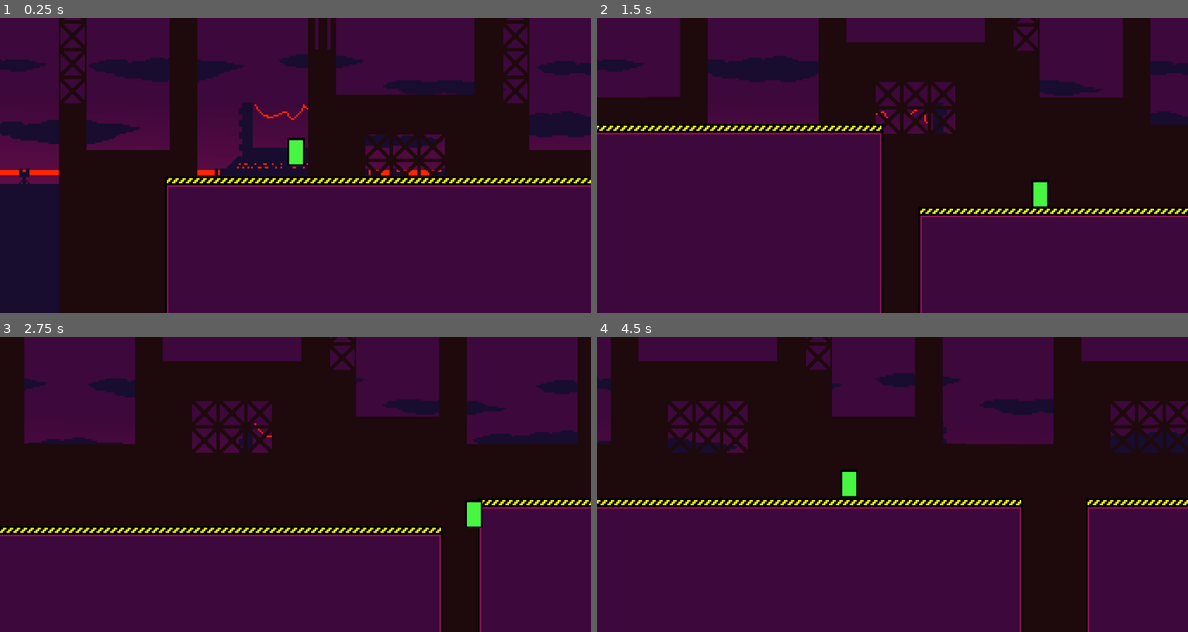
Above: before the commit, frames 1-4 (two rows, left to right).
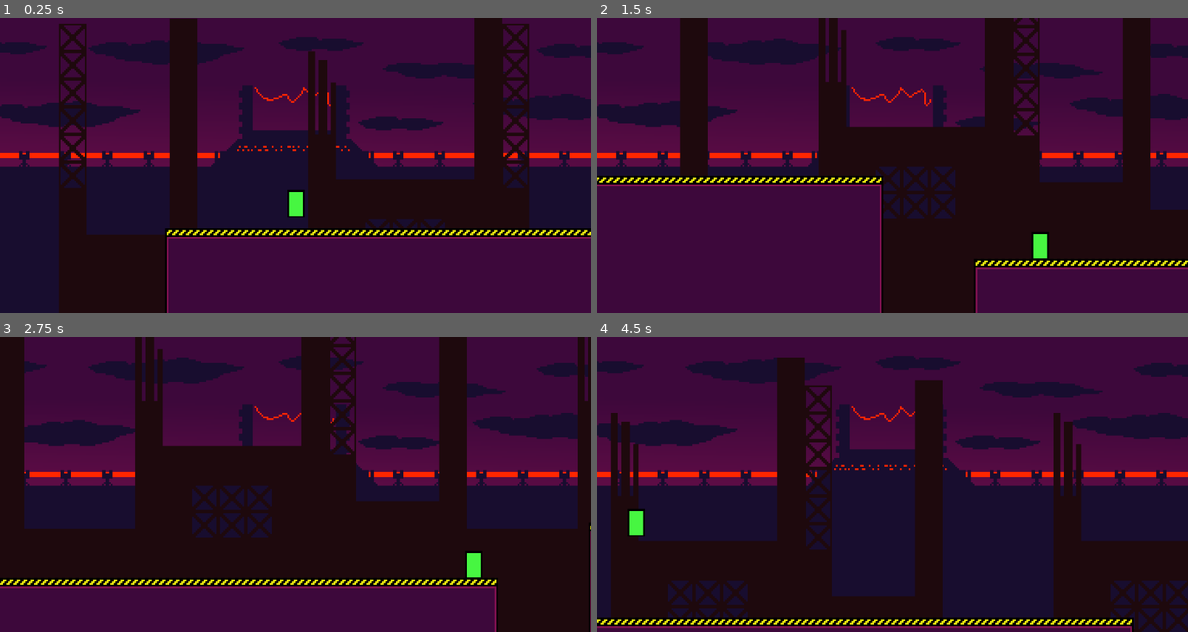
Above: after the commit, the same moments.

Repository: OwlyCode/LD51
Game: Godot game, scene res://main.tscn
Same seed, same stepped clock (60 frames per second), same inputs: the game is played once before the commit and once after it.
Inputs:
- Up to frame 1 (0.25 s): no input
- Up to frame 2 (1.5 s): hold Right (right) 0.53-1.28 s; tap Space (jump) at 0.6, 0.77, 1.07, 1.35 s; hold A (left) from 1.28 s (still down)
- Up to frame 3 (2.75 s): tap Space (jump) at 1.52, 1.82, 2.1 s; release A (left) at 2.03 s; hold Right (right) from 2.03 s (still down)
- Up to frame 4 (4.5 s): tap Space (jump) at 2.85, 3.02, 3.32, 3.6, 3.77, 4.07, 4.35 s; release Right (right) at 3.53 s; hold A (left) from 3.53 s (still down)

The runs differ from the first frame. In frame 1, 39% of the frame differs, in the area x 0-100%, y 0-75%; in frame 2, 39%; in frame 3, 51%; in frame 4, 76%, in the area x 0-100%, y 0-100%.

Commit message:
Improved jumps

Diff:
--- a/Camera2d.gd
+++ b/Camera2d.gd
@@ -9,4 +9,4 @@
 	if y > chunk_manager.lowest:
 		y = chunk_manager.lowest
 
-	global_position = Vector2(0, y)
+	global_position = Vector2(0, y - 30)
--- a/ChunkSpawner.gd
+++ b/ChunkSpawner.gd
@@ -12,16 +12,24 @@
 
 const CELL_SIZE = 16
 
-var jump_sizes = [
-	Vector2(16, 0), # short
-	Vector2(32, 0), # wide
-	Vector2(48, 0), # very wide
-	Vector2(16, -16), # short up
-	Vector2(16, -32), # wide up
-	Vector2(16, 16), # short down
-	Vector2(16, 32), # wide down
-	Vector2(16, 48), # leap down
+var jump_flat = [
+	Vector2(3, 0), # short
+	Vector2(4, 0), # wide
+	Vector2(5, 0), # very wide
 ]
+
+var jump_up = [
+	Vector2(3, -1), # short up
+	Vector2(3, -2), # wide up
+]
+
+var jump_down = [
+	Vector2(3, 1), # short down
+	Vector2(3, 2), # wide down
+	Vector2(3, 3), # leap down
+]
+
+@onready var player = get_node("/root/Node2d/Player")
 
 var last_chunk = null
 var last_parallax = null
@@ -39,7 +47,7 @@
 	fill_parallax()
 
 func fill():
-	if $Chunks.get_child_count() < 8:
+	if $Chunks.get_child_count() < 4:
 		spawn_next()
 
 func fill_parallax():
@@ -69,11 +77,20 @@
 	var rand_index:int = randi() % chunks.size()
 	var instance = chunks[rand_index].instantiate()
 
+	var jump_sizes = jump_flat
+
+	if last_chunk and (last_chunk.get_node("Entry").global_position.y > 0):
+		jump_sizes = jump_up
+	elif last_chunk and (last_chunk.get_node("Entry").global_position.y < -24):
+		jump_sizes = jump_down
+	else:
+		jump_sizes = jump_flat + jump_up + jump_down
+
 	rand_index = randi() % jump_sizes.size()
 	var jump_size = jump_sizes[rand_index]
 
 	if last_chunk:
-		instance.global_position = last_chunk.get_node("Exit").global_position - instance.get_node("Entry").position + jump_size
+		instance.global_position = last_chunk.get_node("Exit").global_position - instance.get_node("Entry").position + jump_size * CELL_SIZE
 
 	$Chunks.add_child(instance)
 
--- a/main.tscn
+++ b/main.tscn
@@ -47,7 +47,7 @@
 
 [node name="ParallaxLayer" type="ParallaxLayer" parent="ParallaxBackground"]
 motion_scale = Vector2(0, 0)
-motion_offset = Vector2(170, 80)
+motion_offset = Vector2(170, 70)
 
 [node name="Sprite2d" type="Sprite2D" parent="ParallaxBackground/ParallaxLayer"]
 texture_filter = 1
--- a/parallax/parallax1.tscn
+++ b/parallax/parallax1.tscn
@@ -7,6 +7,6 @@
 script = ExtResource("1_ypl5a")
 
 [node name="Sprite2d" type="Sprite2D" parent="."]
-position = Vector2(0, 58)
+position = Vector2(0, 77)
 z_index = -50
 texture = ExtResource("2_hey7c")
